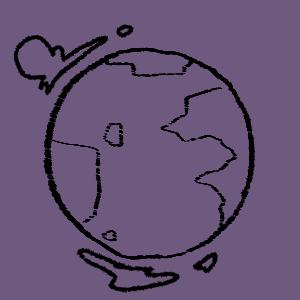
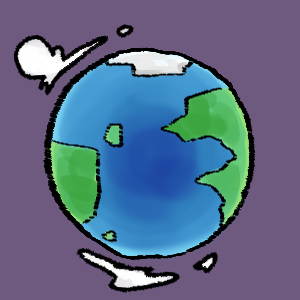
Layer changes from the first 300px x 300px image to the second:
added layer "땅 선" above "지구 선" over bbox(51, 58, 237, 243)
renamed "레이어 2" to "지구 선", painted on it over bbox(43, 41, 255, 260)
added layer "땅" above "바다" over bbox(46, 50, 255, 240)
added layer "바다" above "구름 선" over bbox(47, 48, 253, 265)
added layer "구름 색" above "레이어 1" over bbox(17, 28, 216, 289)
